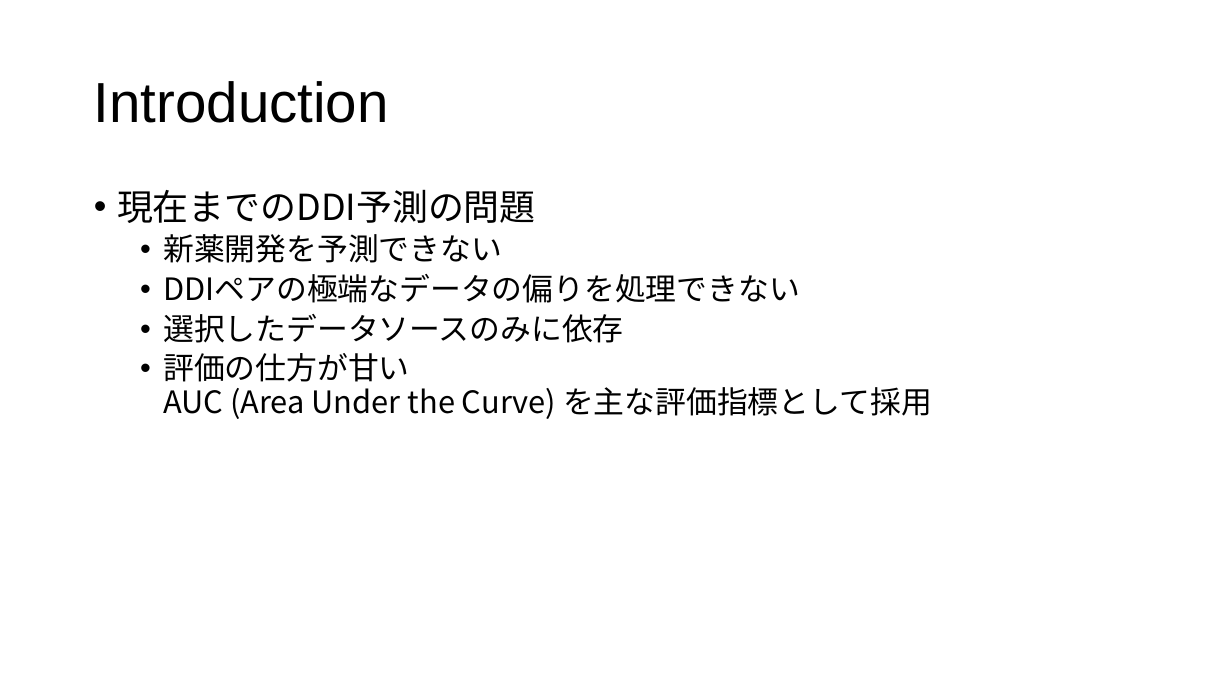
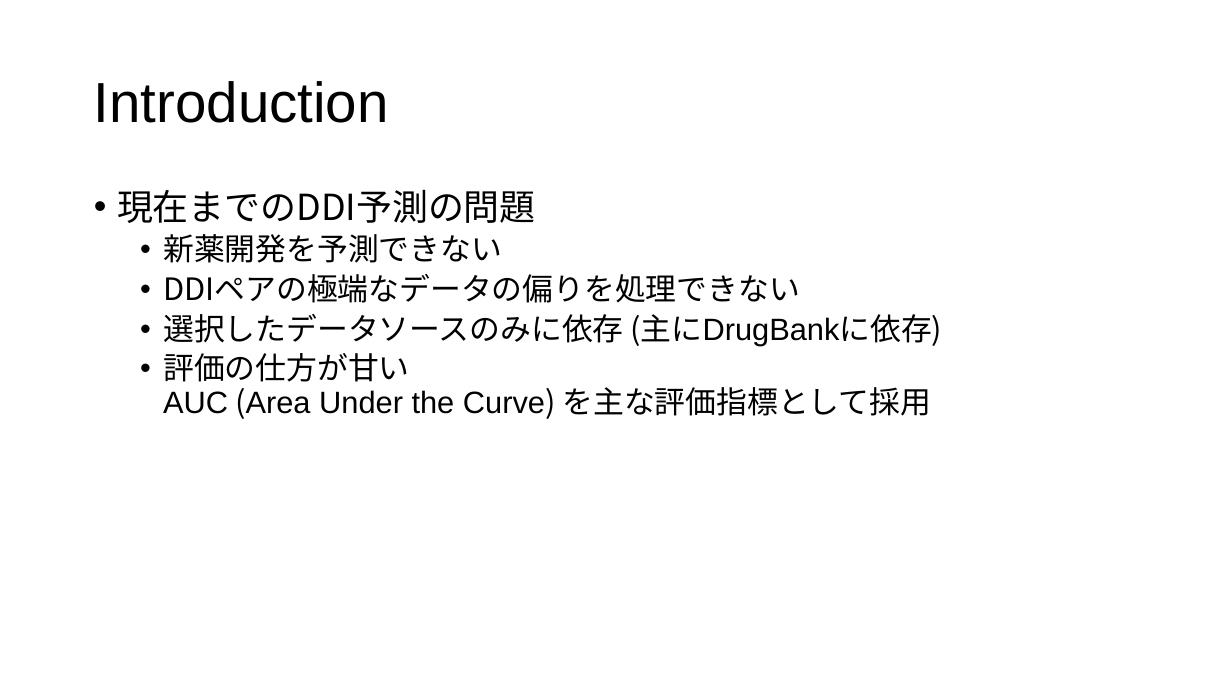
Before and after one commit to tsutarou10/variousFile, a slide deck: slide 13 of Predicting potential drug-drug interactions on topological and semantic similarity features using statistical learning.pptx (slide 8 before the commit). Drawn at 1232x693 pixels with LibreOffice and Linux fonts; fonts in the diff are those of the drawing. Boxes give left, top, right and bottom in pixels: in the first picture for what was removed or moved away, otherwise in the second. Text is boxed around its words. In the diff, an @@ line names an element or a change of style, - is before the commit and + after.

```diff
--- a/Predicting potential drug-drug interactions on topological and semantic similarity features using statistical learning.pptx
+++ b/Predicting potential drug-drug interactions on topological and semantic similarity features using statistical learning.pptx
@@ text at <box>163,314,943,347</box>: text changed @@
-  • 選択したデータソースのみに依存
+  • 選択したデータソースのみに依存 (主にDrugBankに依存)
@@ text at <box>163,353,932,419</box>: font Noto Sans CJK JP to Arial in "AUC (Area Under the Curve)" @@
```
Also in this commit, not shown: 11 other slides changed, 5 slides added, 3 other files.
